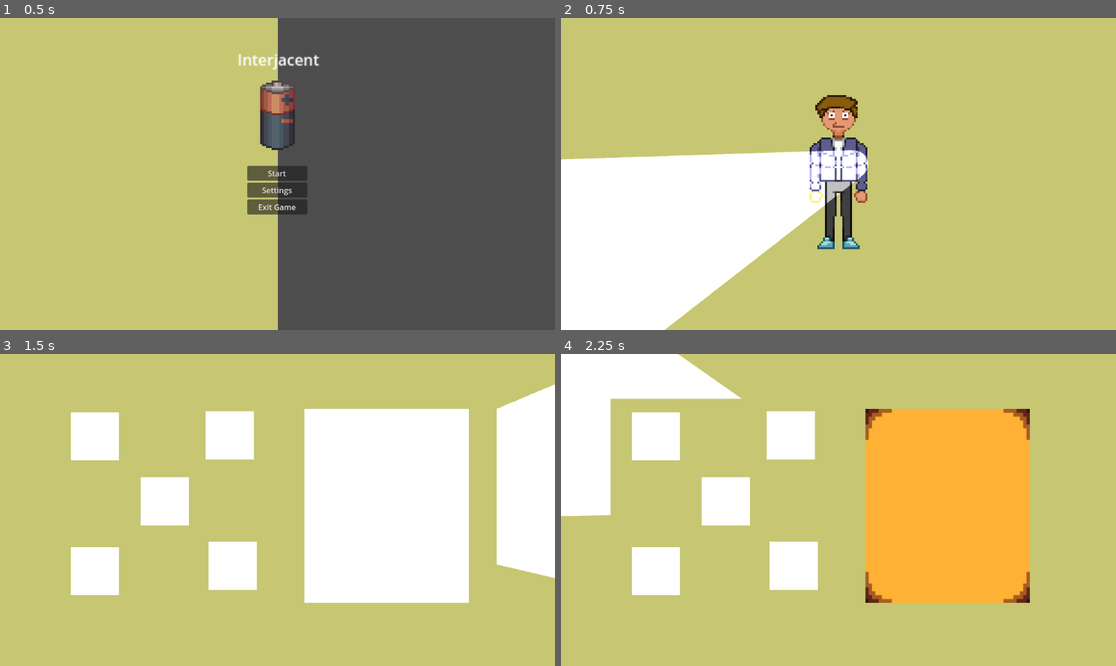
Above: before the commit, frames 1-4 (two rows, left to right).
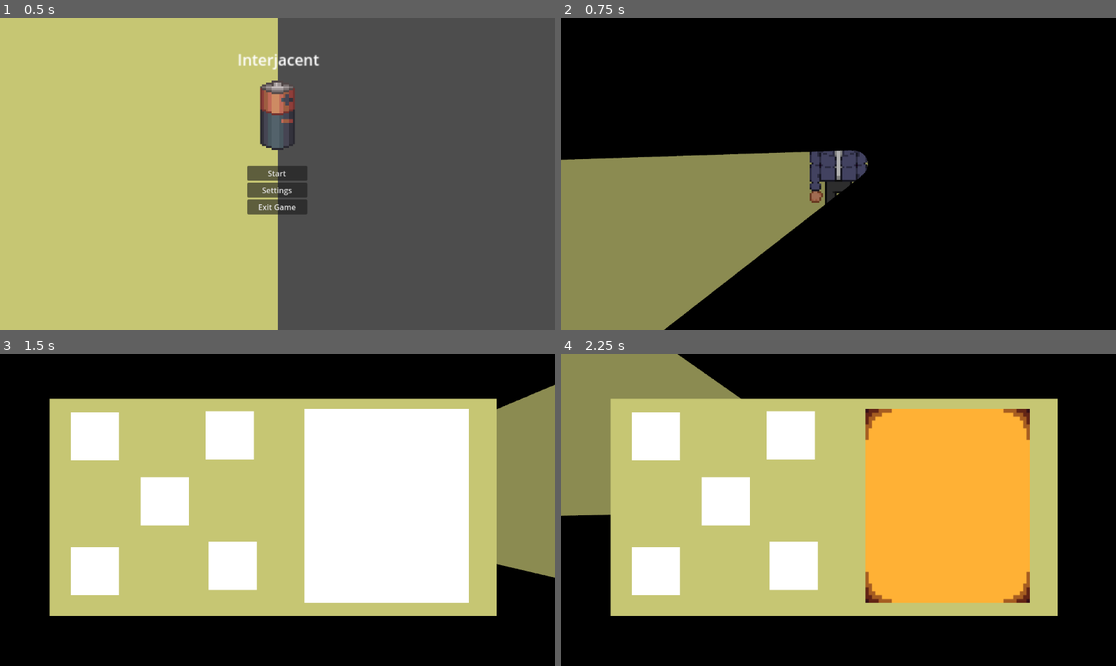
Above: after the commit, the same moments.

Repository: ChloeMayLikeCheese/GDD112-Group-Project
Game: Godot game, scene res://Menus/start_menu.tscn
Same seed, same stepped clock (60 frames per second), same inputs: the game is played once before the commit and once after it.
Inputs (mouse positions are in pixels of both pictures, inside the frame that each line leads up to):
- Up to frame 1 (0.5 s): no input
- Up to frame 2 (0.75 s): click "Start" at 0.5 s
- Up to frame 3 (1.5 s): tap Enter at 1.25 s; move the mouse to (399, 494) at 1.27 s; hold D (Right) from 1.28 s (still down); tap J (Journal) at 1.35 s
- Up to frame 4 (2.25 s): release D (Right) at 2 s; click (655, 435) at 2 s

Frame 1 is identical in both runs. In frame 2, 100% of the frame differs, in the area x 0-100%, y 0-100%; in frame 3, 44%; in frame 4, 44%.

Commit message:
Added Breather

Diff:
--- /dev/null
+++ b/Creatures/Breather.tscn
@@ -0,0 +1,29 @@
+[gd_scene load_steps=4 format=3 uid="uid://684qhy4hjux2"]
+
+[ext_resource type="Texture2D" uid="uid://bt46t4v3hk524" path="res://Textures/Sprite sheets/Breather_spritesheet.png" id="1_n3y54"]
+
+[sub_resource type="SpriteFrames" id="SpriteFrames_1hh4n"]
+resource_name = "Kevin"
+animations = [{
+"frames": [{
+"duration": 1.0,
+"texture": ExtResource("1_n3y54")
+}],
+"loop": true,
+"name": &"default",
+"speed": 5.0
+}]
+
+[sub_resource type="RectangleShape2D" id="RectangleShape2D_m8smd"]
+size = Vector2(133, 524)
+
+[node name="Breather" type="CharacterBody2D"]
+
+[node name="Kevin" type="AnimatedSprite2D" parent="."]
+position = Vector2(423, 371)
+sprite_frames = SubResource("SpriteFrames_1hh4n")
+frame_progress = 0.375829
+
+[node name="CollisionShape2D" type="CollisionShape2D" parent="."]
+position = Vector2(406, 409)
+shape = SubResource("RectangleShape2D_m8smd")
--- a/Creatures/character.gd
+++ b/Creatures/character.gd
@@ -2,7 +2,7 @@
 signal flashlight
 @onready var CharacterAnimation = $CharacterAnimations
 
-var speed = 200
+var speed = 400
 #Player movement and animations!!!!
 func _process(_delta):
 	var direction = Input.get_vector("Left","Right","Up","Down")
--- a/Scenes/backrooms_1.tscn
+++ b/Scenes/backrooms_1.tscn
@@ -89,7 +89,6 @@
 visible = false
 
 [node name="PointLight2D" type="PointLight2D" parent="."]
-visible = false
 z_index = -1
 position = Vector2(1299, 479)
 scale = Vector2(215.56, 123.9)
Not shown, added: Playercharacter w flashlight.png.import
Not shown: 1 places in Scenes/backrooms_1.tscn that only renumber resources
Not shown, changed: .gitignore
